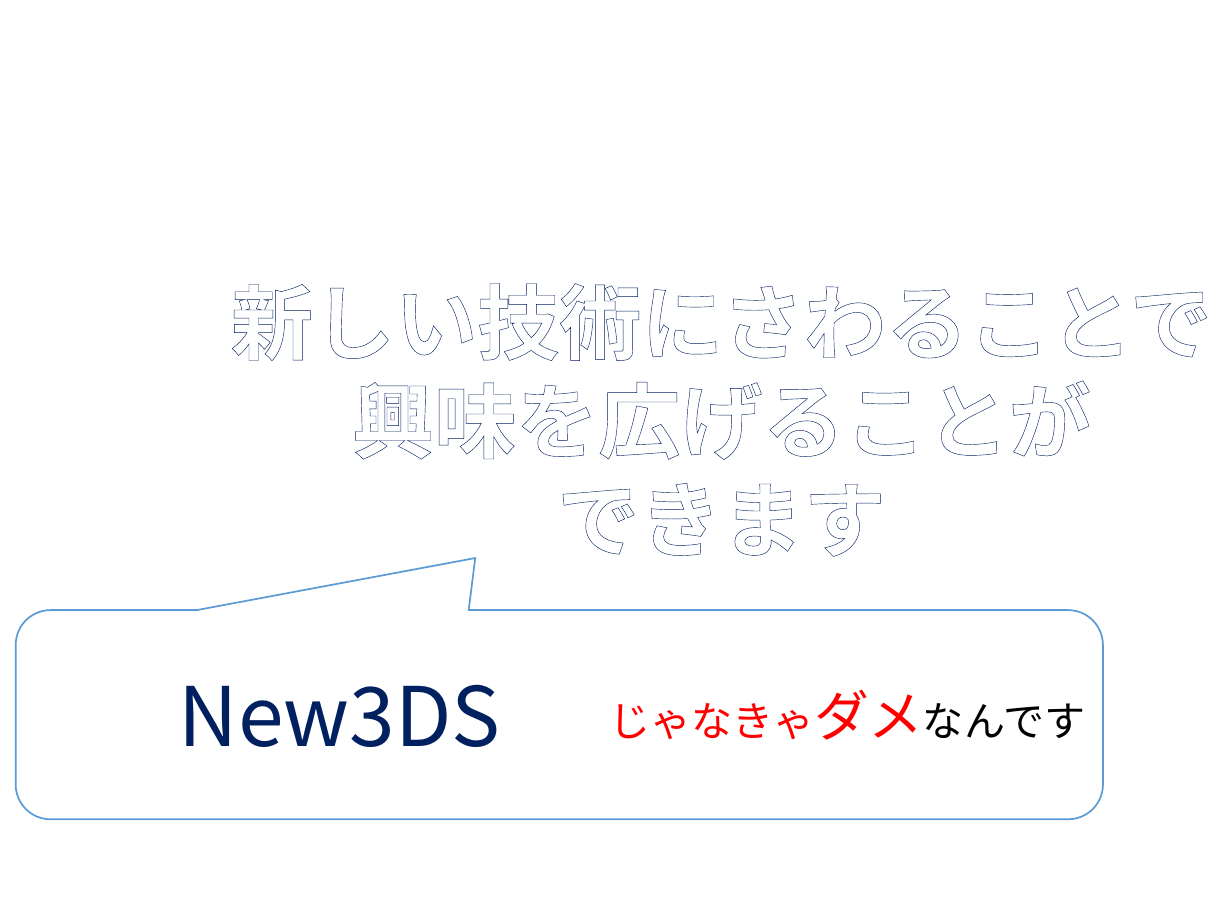
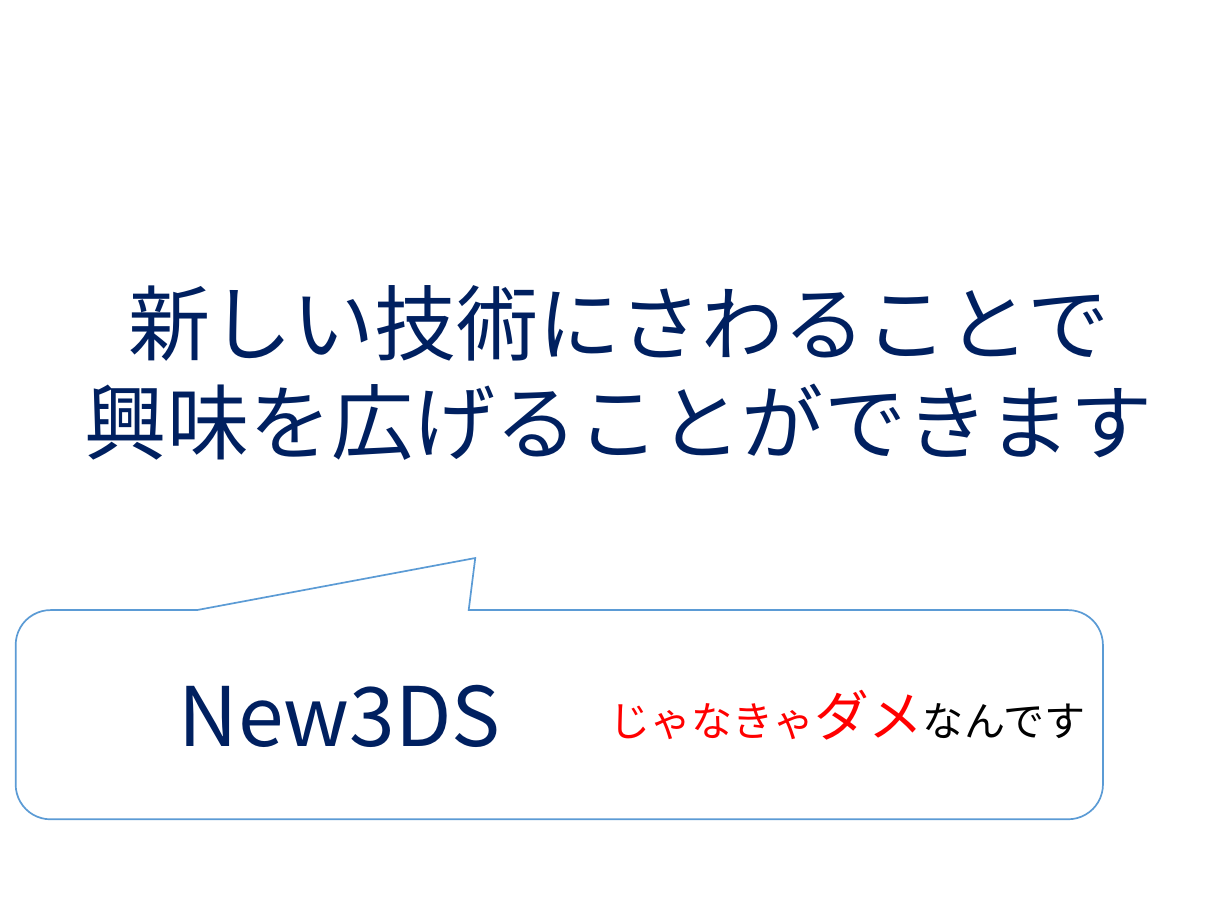
Before and after one commit to enpit2016fun/pbl_f, a slide deck: slide 9 of RPG風.pptx. Drawn at 1232x924 pixels with LibreOffice and Linux fonts; fonts in the diff are those of the drawing; background and template pictures are left out. Boxes give left, top, right and bottom in pixels: in the first picture for what was removed or moved away, otherwise in the second. Text is boxed around its words. In the diff, an @@ line names an element or a change of style, - is before the commit and + after.

```diff
--- a/RPG風.pptx
+++ b/RPG風.pptx
@@ text at [85,285,1153,460]: text changed; text colour #FFFFFF to #002060; bold off @@
-新しい技術にさわることで興味を広げることが
-できます
+新しい技術にさわることで
+興味を広げることができます
```
Also in this commit, not shown: 7 other slides changed.
